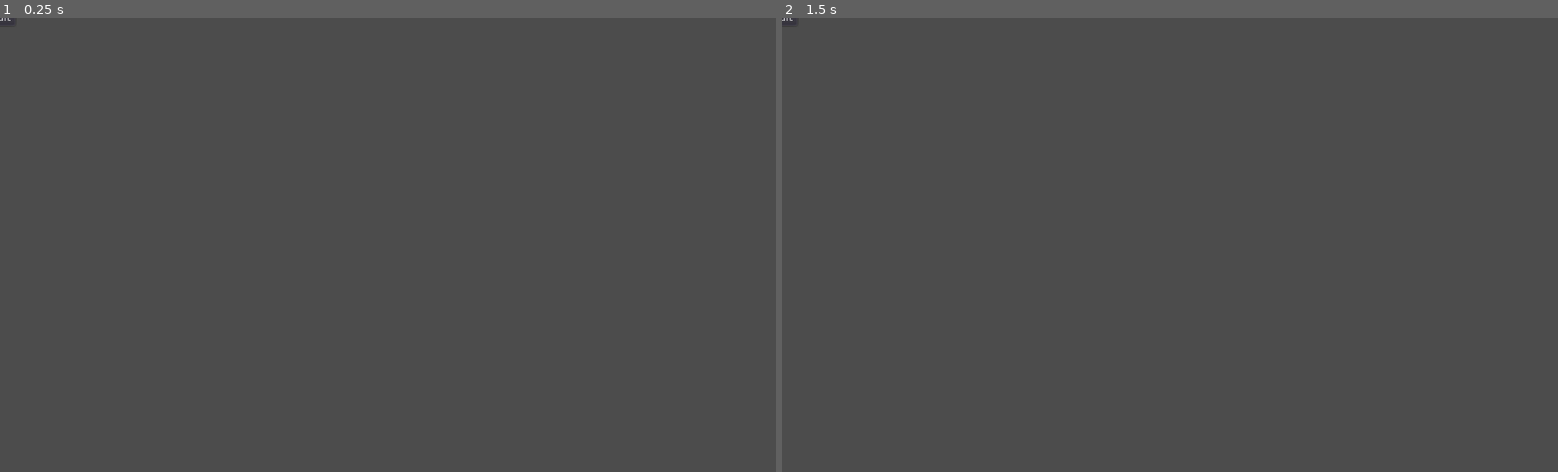
Above: before the commit, frames 1-2 (left to right).
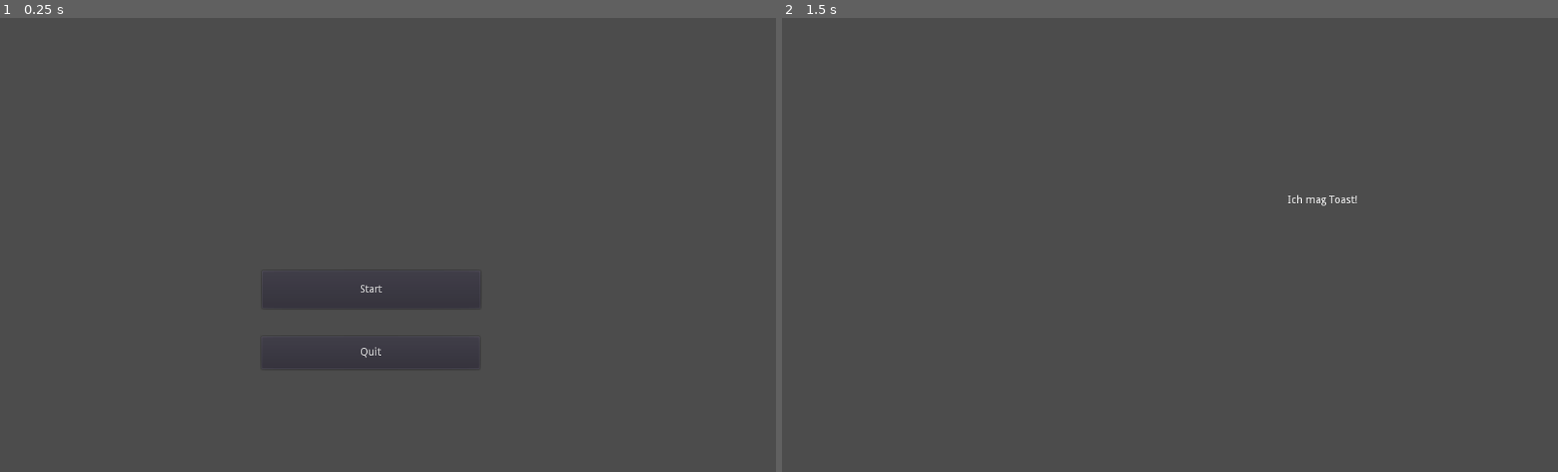
Above: after the commit, the same moments.

Repository: ziegelstein/quantum_leap
Game: Godot game, scene res://startmenu/Startmenu.tscn
Same seed, same stepped clock (60 frames per second), same inputs: the game is played once before the commit and once after it.
Inputs (mouse positions are in pixels of both pictures, inside the frame that each line leads up to):
- Up to frame 1 (0.25 s): no input
- Up to frame 2 (1.5 s): click (1154, 290) at 0.5 s, where only the run after the commit has a clickable "Start"; tap Enter at 1.25 s

The runs differ from the first frame. In frame 1, 0.1% of the frame differs, in the area x 0-61%, y 0-78%; in frame 2, less than 0.1%.

Commit message:
add first level skeleton

Diff:
--- /dev/null
+++ b/game/LevelOne/LevelOne.tscn
@@ -0,0 +1,10 @@
+[gd_scene format=2]
+
+[node name="LevelOne" type="Node2D"]
+
+[node name="ToastLabel" type="RichTextLabel" parent="."]
+margin_left = 667.0
+margin_top = 234.0
+margin_right = 763.0
+margin_bottom = 251.0
+text = "Ich mag Toast!"
--- /dev/null
+++ b/game/startmenu/Start.gd
@@ -0,0 +1,7 @@
+extends Button
+
+func _ready():
+	pass # Replace with function body.
+
+func _pressed():
+	get_tree().change_scene("LevelOne/LevelOne.tscn")
--- a/game/startmenu/Startmenu.tscn
+++ b/game/startmenu/Startmenu.tscn
@@ -1,18 +1,25 @@
-[gd_scene load_steps=2 format=2]
+[gd_scene load_steps=4 format=2]
 
 [ext_resource path="res://startmenu/Exit.gd" type="Script" id=1]
+[ext_resource path="res://startmenu/Start.gd" type="Script" id=2]
+
+[sub_resource type="ButtonGroup" id=1]
 
 [node name="Startmenu" type="Control"]
 
-[node name="CenterContainer" type="CenterContainer" parent="."]
-margin_right = 1024.0
-margin_bottom = 603.0
-use_top_left = true
-
-[node name="Button" type="Button" parent="CenterContainer"]
-margin_left = 389.0
-margin_top = 89.0
-margin_right = 429.0
-margin_bottom = 109.0
+[node name="Quit" type="Button" parent="."]
+margin_left = 344.809
+margin_top = 421.166
+margin_right = 632.809
+margin_bottom = 464.166
+group = SubResource( 1 )
 text = "Quit"
 script = ExtResource( 1 )
+
+[node name="Start" type="Button" parent="."]
+margin_left = 346.0
+margin_top = 334.0
+margin_right = 634.0
+margin_bottom = 384.0
+text = "Start"
+script = ExtResource( 2 )
